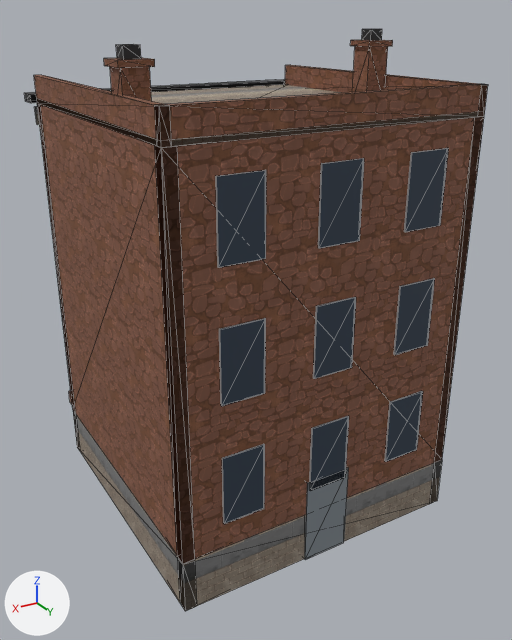
The glTF model assets/verse/everglade/lod/generated.brownstone.gltf: old version first, new version second.
Rendered twice from a camera (50 mm lens) standing at (9.08, 19.68, 12.83) and looking at (-0.57, 3.59, 4.79). Arrows for +X, +Y and +Z are at lower left; the lights stay in place. The first picture is the older version. Mesh edges are drawn as thin lines. Vertices at exactly the same position are counted once.

Names of what the first picture shows: 'brownstone'.
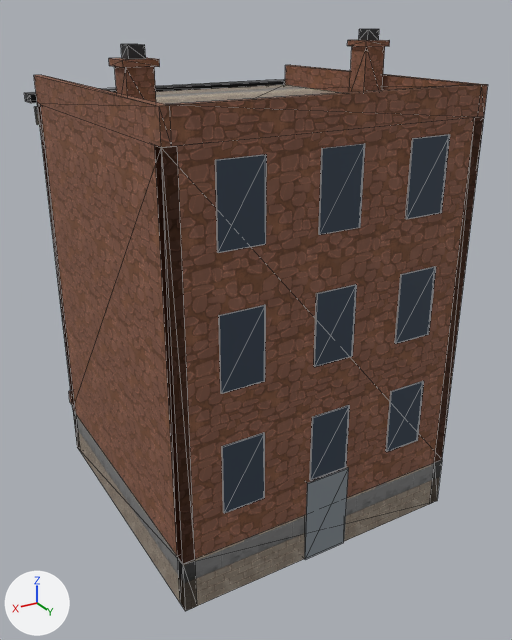
Changed parts and their boxes (x1, y1, x2, y2) in the pictures (512 x 640 px; the box of a moved part takes in the faces that stretch with it):
part 1 of me_wall, moved or reshaped: before (350, 40, 393, 47); after (347, 40, 390, 47)
part 2 of me_wall, moved or reshaped: before (104, 58, 155, 68); after (109, 57, 160, 68)
part 3 of me_wall, moved or reshaped: before (222, 444, 265, 524); after (222, 433, 265, 513)
part 4 of me_wall, moved or reshaped: before (310, 416, 349, 491); after (310, 405, 350, 481)
part 5 of me_wall, moved or reshaped: before (385, 391, 423, 462); after (386, 381, 424, 452)
part 6 of me_wall, moved or reshaped: before (219, 318, 266, 406); after (219, 305, 266, 394)
part 7 of me_wall, moved or reshaped: before (313, 297, 356, 379); after (314, 284, 357, 367)
part 8 of me_wall, moved or reshaped: before (394, 278, 435, 355); after (395, 266, 436, 344)
part 9 of me_wall, moved or reshaped: before (216, 170, 266, 267); after (215, 154, 267, 253)
part 10 of me_wall, moved or reshaped: before (318, 158, 364, 248); after (319, 144, 365, 235)
part 11 of me_wall, moved or reshaped: before (404, 148, 449, 232); after (405, 134, 450, 219)
part 12 of me_wall, rebuilt: before (116, 44, 141, 59); after (121, 44, 146, 59)
part 13 of me_wall, rebuilt: before (352, 46, 388, 92); after (349, 46, 385, 92)
part 14 of me_wall, rebuilt: before (362, 29, 382, 41); after (359, 29, 379, 41)
part 15 of me_wall, rebuilt: before (110, 67, 151, 101); after (115, 67, 156, 102)
part 16 of me_wall, built on: before (37, 84, 487, 148); after (156, 84, 482, 147)

The change, as a diff of the scene's bpy script:
```diff
--- a/assets/verse/everglade/lod/generated.brownstone.gltf.py
+++ b/assets/verse/everglade/lod/generated.brownstone.gltf.py
@@ me_wall @@
 # used by ob_brownstone; location = (0.0, 0.0, 0.0)
-me_wall.from_pydata(...)  # 480 vertices, 698 faces; spans x -4.15..4.15, y -3.0..8.04, z 0.0..12.5
+me_wall.from_pydata(...)  # 476 vertices, 590 faces; spans x -4.15..4.15, y -3.0..8.04, z 0.0..12.5
+# me_wall part 1: the loose piece of 8 vertices spanning x -3.93..-3.17, y 4.02..4.78, z 12.1..12.24 is moved by (0.1, 0.0, 0.0)
+# me_wall part 2: the loose piece of 8 vertices spanning x 3.17..3.93, y 5.22..5.98, z 11.9..12.04 is moved by (-0.1, 0.0, 0.0)
+# me_wall part 3: the loose piece of 8 vertices spanning x 1.86..2.94, y 8.0..8.04, z 2.11..3.89 is moved by (0.0, 0.0, 0.3)
+# me_wall part 4: the loose piece of 8 vertices spanning x -0.54..0.54, y 8.0..8.04, z 2.11..3.89 is moved by (0.0, 0.0, 0.3)
+# me_wall part 5: the loose piece of 8 vertices spanning x -2.94..-1.86, y 8.0..8.04, z 2.11..3.89 is moved by (0.0, 0.0, 0.3)
+# me_wall part 6: the loose piece of 8 vertices spanning x 1.86..2.94, y 8.0..8.04, z 5.21..6.99 is moved by (0.0, 0.0, 0.3)
+# me_wall part 7: the loose piece of 8 vertices spanning x -0.54..0.54, y 8.0..8.04, z 5.21..6.99 is moved by (0.0, 0.0, 0.3)
+# me_wall part 8: the loose piece of 8 vertices spanning x -2.94..-1.86, y 8.0..8.04, z 5.21..6.99 is moved by (0.0, 0.0, 0.3)
+# me_wall part 9: the loose piece of 8 vertices spanning x 1.86..2.94, y 8.0..8.04, z 8.31..10.09 is moved by (0.0, 0.0, 0.3)
+# me_wall part 10: the loose piece of 8 vertices spanning x -0.54..0.54, y 8.0..8.04, z 8.31..10.09 is moved by (0.0, 0.0, 0.3)
+# me_wall part 11: the loose piece of 8 vertices spanning x -2.94..-1.86, y 8.0..8.04, z 8.31..10.09 is moved by (0.0, 0.0, 0.3)
+# me_wall part 12: the loose piece of 8 vertices spanning x 3.37..3.73, y 5.42..5.78, z 12.04..12.3 is rebuilt with 8 vertices and now spans x 3.27..3.63, y 5.42..5.78, z 12.04..12.3
+# me_wall part 13: the loose piece of 8 vertices spanning x -3.85..-3.25, y 4.1..4.7, z 10.7..12.1 is rebuilt with 8 vertices and now spans x -3.75..-3.15, y 4.1..4.7, z 10.82..12.1
+# me_wall part 14: the loose piece of 8 vertices spanning x -3.73..-3.37, y 4.22..4.58, z 12.24..12.5 is rebuilt with 8 vertices and now spans x -3.63..-3.27, y 4.22..4.58, z 12.24..12.5
+# me_wall part 15: the loose piece of 8 vertices spanning x 3.25..3.85, y 5.3..5.9, z 10.7..11.9 is rebuilt with 8 vertices and now spans x 3.15..3.75, y 5.3..5.9, z 10.82..11.9
+# me_wall part 16
+# 8 vertices are removed from x -4.0..4.0, y 0.0..8.0, z 10.7..11.4
+# 34 faces are deleted
+# 8 vertices are added at x -3.8..3.8, y 0.0..7.8, z 10.7..11.4
+# 6 new faces join them, mat_stonetinted
+# 6 new faces join them, mat_rocktrim
+# other edits to the shape of me_wall do not show in these pictures
 me_wall.materials.append(mat_stonetinted)
```
